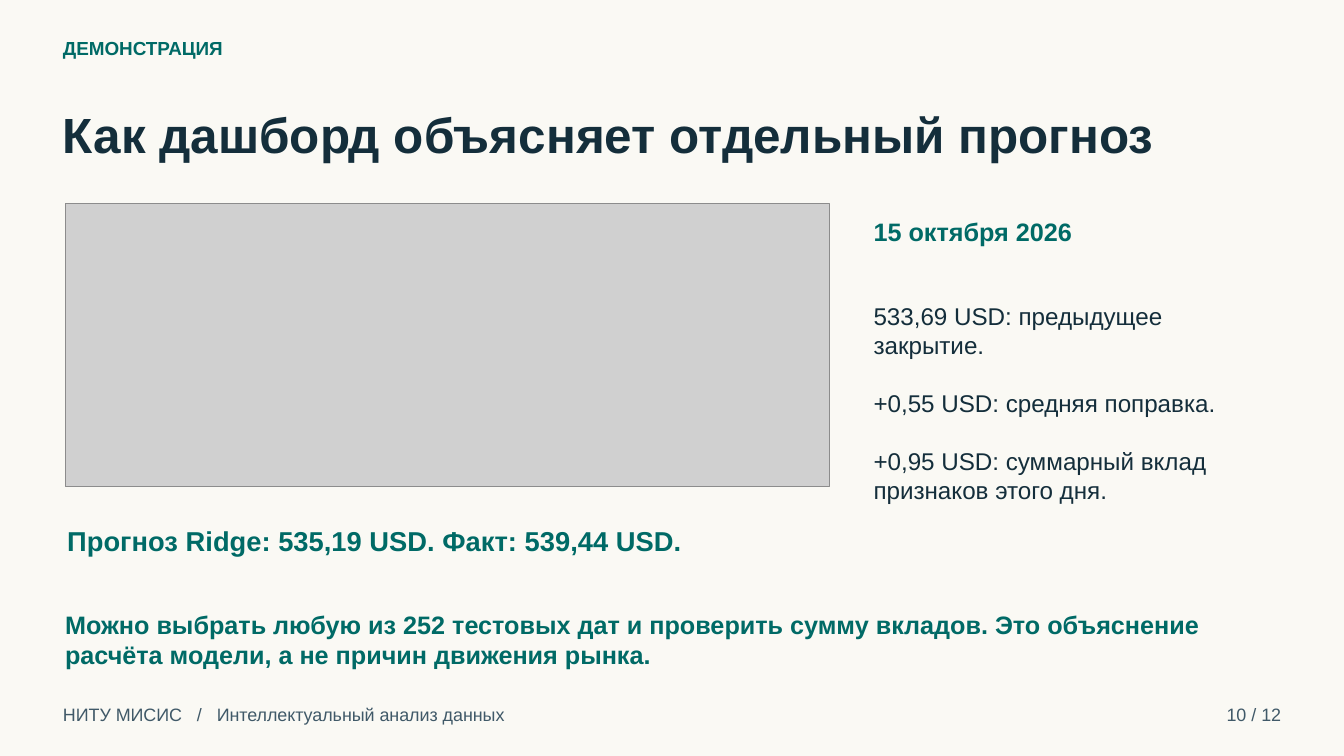
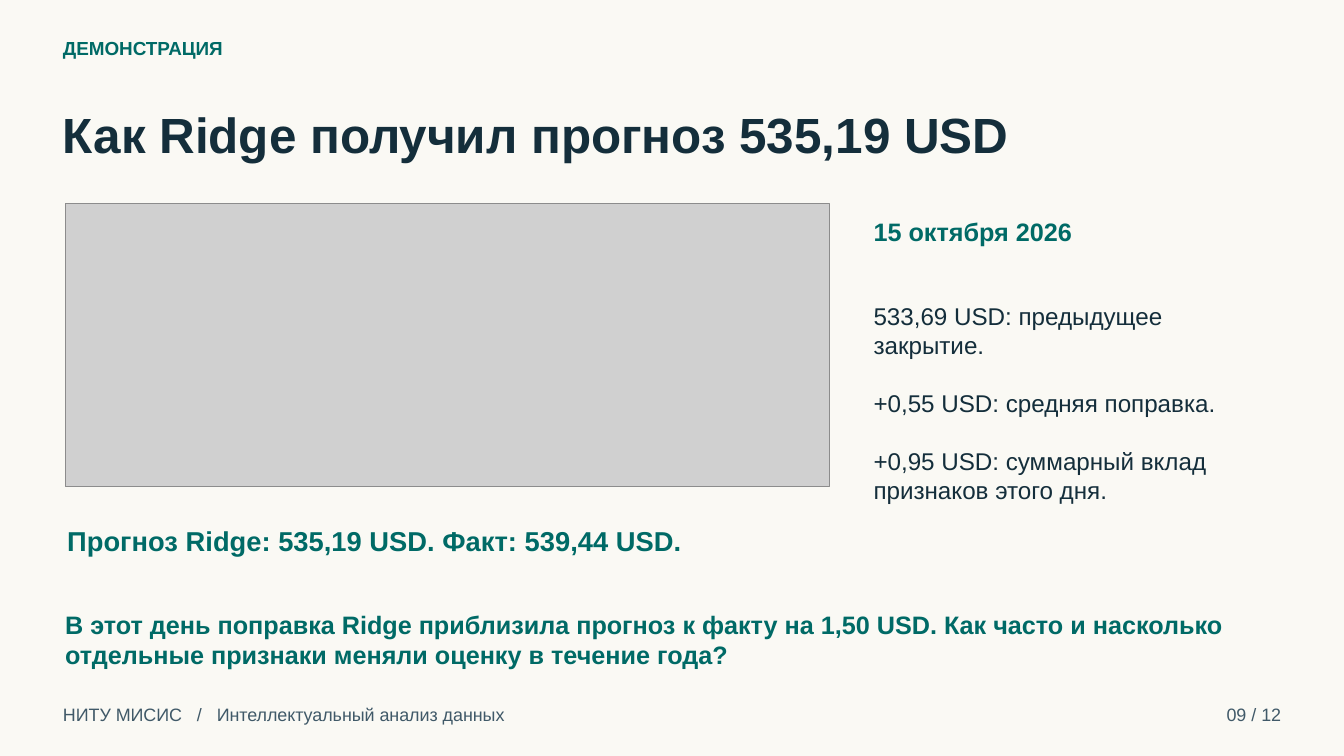
Before and after one commit to PolovinkaVA/iad-stock-market, a slide deck: slide 9 of reports/Презентация_ИАД_MSFT_Половинка_ВА.pptx (slide 10 before the commit). Drawn at 1344x756 pixels with LibreOffice and Linux fonts; fonts in the diff are those of the drawing; grey boxes stand for pictures. Boxes give left, top, right and bottom in pixels: in the first picture for what was removed or moved away, otherwise in the second. Text is boxed around its words. In the diff, an @@ line names an element or a change of style, - is before the commit and + after.

```diff
--- a/reports/Презентация_ИАД_MSFT_Половинка_ВА.pptx
+++ b/reports/Презентация_ИАД_MSFT_Половинка_ВА.pptx
@@ text at box(63, 117, 1008, 162): text changed @@
-Как дашборд объясняет отдельный прогноз
+Как Ridge получил прогноз 535,19 USD
@@ text at box(65, 615, 1222, 670): text changed @@
-Можно выбрать любую из 252 тестовых дат и проверить сумму вкладов. Это объяснение расчёта модели, а не причин движения рынка.
+В этот день поправка Ridge приблизила прогноз к факту на 1,50 USD. Как часто и насколько отдельные признаки меняли оценку в течение года?
@@ text at box(1227, 708, 1281, 721): text changed @@
-10 / 12
+09 / 12
```
Also in this commit, not shown: 5 other slides changed.
